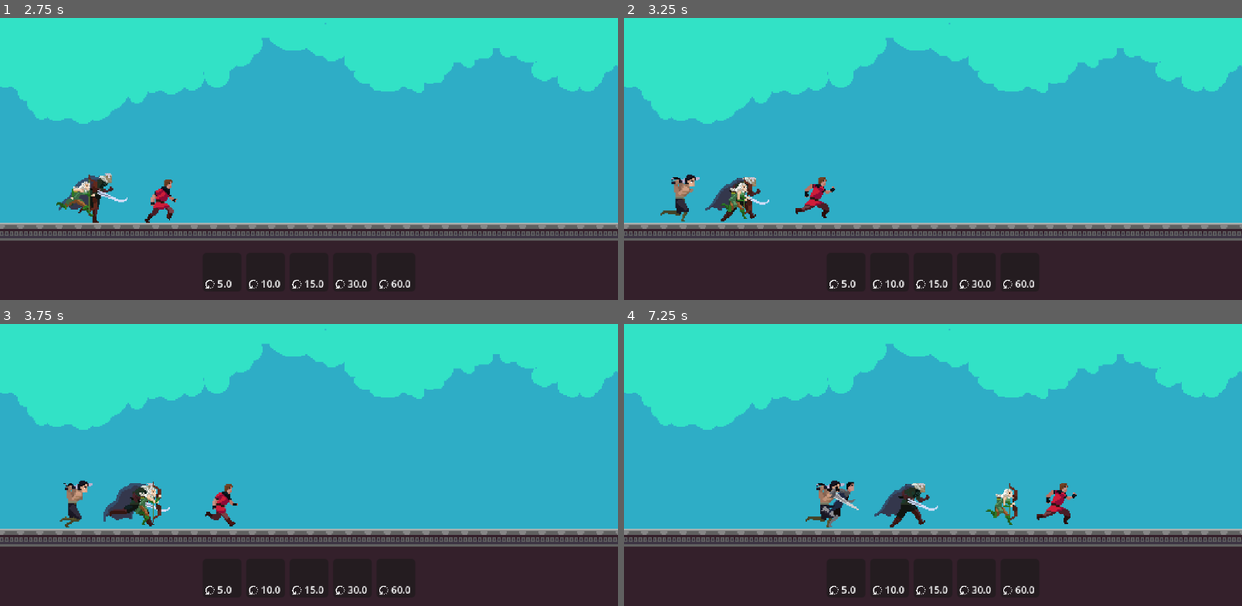
Above: before the commit, frames 1-4 (two rows, left to right).
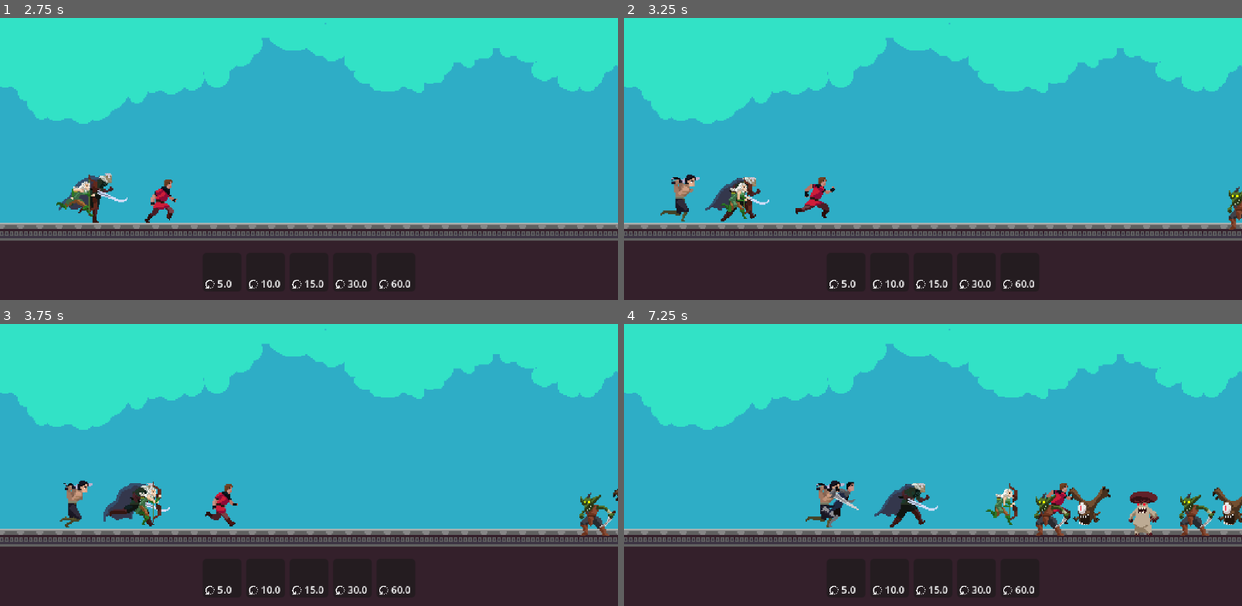
Above: after the commit, the same moments.

Repository: rockgem/finntalisker-dimension-wars
Game: Godot game, scene res://scenes/Main.tscn
Two runs of this game, one before a commit and one after it. Both use one fixed random seed, a clock stepped at 60 frames per second and the inputs below.
Inputs (mouse positions are in pixels of both pictures, inside the frame that each line leads up to):
- Up to frame 1 (2.75 s): tap Enter at 0.5 s; move the mouse to (222, 271) at 0.52 s; click (222, 271) at 0.67 s; move the mouse to (265, 271) at 1.27 s; click (265, 271) at 1.42 s; move the mouse to (309, 271) at 2.02 s; click (309, 271) at 2.17 s
- Up to frame 2 (3.25 s): move the mouse to (976, 271) at 2.77 s; click (976, 271) at 2.92 s
- Up to frame 3 (3.75 s): move the mouse to (395, 577) at 3.52 s; click (395, 577) at 3.67 s
- Up to frame 4 (7.25 s): move the mouse to (747, 380) at 4.27 s; click (747, 380) at 4.42 s; move the mouse to (963, 431) at 5.02 s; click (963, 431) at 5.17 s; move the mouse to (840, 346) at 5.77 s; click (840, 346) at 5.92 s; move the mouse to (1068, 414) at 6.52 s; click (1068, 414) at 6.67 s

Frame 1 is identical in both runs. In frame 2, 0.2% of the frame differs, in the area x 97-100%, y 59-76%; in frame 3, 0.5%; in frame 4, 2.1%, in the area x 66-100%, y 57-76%.

Commit message:
set entity as enemy

Diff:
--- a/actors/entities/Troop.gd
+++ b/actors/entities/Troop.gd
@@ -13,21 +13,28 @@
 var target_ref = null
 var state: STATE = STATE.WALKING
 
+var direction = Vector2.RIGHT
 
 func _ready() -> void:
 	if data.is_empty():
 		return
 
 	$AnimatedSprite2D.sprite_frames = load(data['sprite_frame'])
+	$RayCast2D.target_position.x = data['range']
 
 
 func _physics_process(delta: float) -> void:
 	if data.is_empty():
 		return
 
+	if target_ref and is_instance_valid(target_ref):
+
+
+		return
+
 	match state:
 		STATE.WALKING:
-			global_position.x += data['move_speed'] * delta
+			global_position.x += data['move_speed'] * direction.x * delta
 			$AnimatedSprite2D.play("run")
 		STATE.ATTACKING:
 			$AnimatedSprite2D.play("attack")
@@ -37,3 +44,12 @@
 
 func get_closest():
 	pass
+
+
+func set_as_enemy():
+	is_player = false
+	$AnimatedSprite2D.flip_h = true
+	direction = Vector2.LEFT
+
+	$RayCast2D.collision_mask = 8
+	$Area2D.collision_layer = 16
--- a/globals/ManagerGame.gd
+++ b/globals/ManagerGame.gd
@@ -4,8 +4,11 @@
 signal troop_clicked(ref)
 
 
+var areas_troops = {
+	"fantasy": ['peasant', 'warrior', 'hunter', 'swordsman', 'amazon']
+}
 var areas_monsters = {
-	"fantasy": ['peasant', 'warrior', 'hunter', 'swordsman', 'amazon']
+	"fantasy": ['goblin', 'flying_demon', 'mushroom']
 }
 
 var all_entities_data = {}
--- a/reso/data/troops_data.json
+++ b/reso/data/troops_data.json
@@ -6,6 +6,7 @@
 		"attack_speed": 1.5,
 		"cost": 5.0,
 		"cooldown": 5.0,
+		"range": 32.0,
 		"sprite_frame": "res://reso/sprites/peasant.tres"
 	},
 	"warrior": {
@@ -15,6 +16,7 @@
 		"attack_speed": 1.5,
 		"cost": 25.0,
 		"cooldown": 10.0,
+		"range": 32.0,
 		"sprite_frame": "res://reso/sprites/warrior.tres"
 	},
 	"hunter": {
@@ -24,6 +26,7 @@
 		"attack_speed": 1.5,
 		"cost": 10.0,
 		"cooldown": 15.0,
+		"range": 100.0,
 		"sprite_frame": "res://reso/sprites/hunter.tres"
 	},
 	"swordsman": {
@@ -33,6 +36,7 @@
 		"attack_speed": 1.5,
 		"cost": 15.0,
 		"cooldown": 30.0,
+		"range": 32.0,
 		"sprite_frame": "res://reso/sprites/swordsman.tres"
 	},
 	"amazon": {
@@ -42,6 +46,37 @@
 		"attack_speed": 1.5,
 		"cost": 50.0,
 		"cooldown": 60.0,
+		"range": 32.0,
 		"sprite_frame": "res://reso/sprites/amazon.tres"
+	},
+	"goblin": {
+		"hp": 25,
+		"attack": 10,
+		"move_speed": 40.0,
+		"attack_speed": 1.5,
+		"cost": 50.0,
+		"cooldown": 60.0,
+		"range": 32.0,
+		"sprite_frame": "res://reso/sprites/goblin.tres"
+	},
+	"flying_demon": {
+		"hp": 25,
+		"attack": 10,
+		"move_speed": 40.0,
+		"attack_speed": 1.5,
+		"cost": 50.0,
+		"cooldown": 60.0,
+		"range": 32.0,
+		"sprite_frame": "res://reso/sprites/flying_demon.tres"
+	},
+	"mushroom": {
+		"hp": 25,
+		"attack": 10,
+		"move_speed": 40.0,
+		"attack_speed": 1.5,
+		"cost": 50.0,
+		"cooldown": 60.0,
+		"range": 32.0,
+		"sprite_frame": "res://reso/sprites/mushroom.tres"
 	}
 }
--- /dev/null
+++ b/reso/sprites/flying_demon.tres
@@ -0,0 +1,147 @@
+[gd_resource type="SpriteFrames" load_steps=20 format=3 uid="uid://bsn6p0m3gt0q6"]
+
+[ext_resource type="Texture2D" uid="uid://bo18twhhcwqbq" path="res://art/fantasy/entities/Flying eye/Attack3.png" id="2_wqn4j"]
+
+[sub_resource type="AtlasTexture" id="AtlasTexture_7ike7"]
+atlas = ExtResource("2_wqn4j")
+region = Rect2(0, 0, 150, 150)
+
+[sub_resource type="AtlasTexture" id="AtlasTexture_jwqv1"]
+atlas = ExtResource("2_wqn4j")
+region = Rect2(150, 0, 150, 150)
+
+[sub_resource type="AtlasTexture" id="AtlasTexture_mm37s"]
+atlas = ExtResource("2_wqn4j")
+region = Rect2(300, 0, 150, 150)
+
+[sub_resource type="AtlasTexture" id="AtlasTexture_d7ku4"]
+atlas = ExtResource("2_wqn4j")
+region = Rect2(450, 0, 150, 150)
+
+[sub_resource type="AtlasTexture" id="AtlasTexture_6ckyy"]
+atlas = ExtResource("2_wqn4j")
+region = Rect2(600, 0, 150, 150)
+
+[sub_resource type="AtlasTexture" id="AtlasTexture_d8hkx"]
+atlas = ExtResource("2_wqn4j")
+region = Rect2(750, 0, 150, 150)
+
+[sub_resource type="AtlasTexture" id="AtlasTexture_wqn4j"]
+atlas = ExtResource("2_wqn4j")
+region = Rect2(0, 0, 150, 150)
+
+[sub_resource type="AtlasTexture" id="AtlasTexture_tklx8"]
+atlas = ExtResource("2_wqn4j")
+region = Rect2(150, 0, 150, 150)
+
+[sub_resource type="AtlasTexture" id="AtlasTexture_0em62"]
+atlas = ExtResource("2_wqn4j")
+region = Rect2(300, 0, 150, 150)
+
+[sub_resource type="AtlasTexture" id="AtlasTexture_47lvt"]
+atlas = ExtResource("2_wqn4j")
+region = Rect2(450, 0, 150, 150)
+
+[sub_resource type="AtlasTexture" id="AtlasTexture_r4wln"]
+atlas = ExtResource("2_wqn4j")
+region = Rect2(600, 0, 150, 150)
+
+[sub_resource type="AtlasTexture" id="AtlasTexture_2cgi2"]
+atlas = ExtResource("2_wqn4j")
+region = Rect2(750, 0, 150, 150)
+
+[sub_resource type="AtlasTexture" id="AtlasTexture_yd2tj"]
+atlas = ExtResource("2_wqn4j")
+region = Rect2(0, 0, 150, 150)
+
+[sub_resource type="AtlasTexture" id="AtlasTexture_bwi5i"]
+atlas = ExtResource("2_wqn4j")
+region = Rect2(150, 0, 150, 150)
+
+[sub_resource type="AtlasTexture" id="AtlasTexture_jkmvw"]
+atlas = ExtResource("2_wqn4j")
+region = Rect2(300, 0, 150, 150)
+
+[sub_resource type="AtlasTexture" id="AtlasTexture_dnr7x"]
+atlas = ExtResource("2_wqn4j")
+region = Rect2(450, 0, 150, 150)
+
+[sub_resource type="AtlasTexture" id="AtlasTexture_p8u87"]
+atlas = ExtResource("2_wqn4j")
+region = Rect2(600, 0, 150, 150)
+
+[sub_resource type="AtlasTexture" id="AtlasTexture_805tw"]
+atlas = ExtResource("2_wqn4j")
+region = Rect2(750, 0, 150, 150)
+
+[resource]
+animations = [{
+"frames": [{
+"duration": 1.0,
+"texture": SubResource("AtlasTexture_7ike7")
+}, {
+"duration": 1.0,
+"texture": SubResource("AtlasTexture_jwqv1")
+}, {
+"duration": 1.0,
+"texture": SubResource("AtlasTexture_mm37s")
+}, {
+"duration": 1.0,
+"texture": SubResource("AtlasTexture_d7ku4")
+}, {
+"duration": 1.0,
+"texture": SubResource("AtlasTexture_6ckyy")
+}, {
+"duration": 1.0,
+"texture": SubResource("AtlasTexture_d8hkx")
+}],
+"loop": false,
+"name": &"attack",
+"speed": 10.0
+}, {
+"frames": [{
+"duration": 1.0,
+"texture": SubResource("AtlasTexture_wqn4j")
+}, {
+"duration": 1.0,
+"texture": SubResource("AtlasTexture_tklx8")
+}, {
+"duration": 1.0,
+"texture": SubResource("AtlasTexture_0em62")
+}, {
+"duration": 1.0,
+"texture": SubResource("AtlasTexture_47lvt")
+}, {
+"duration": 1.0,
+"texture": SubResource("AtlasTexture_r4wln")
+}, {
+"duration": 1.0,
+"texture": SubResource("AtlasTexture_2cgi2")
+}],
+"loop": true,
+"name": &"idle",
+"speed": 12.0
+}, {
+"frames": [{
+"duration": 1.0,
+"texture": SubResource("AtlasTexture_yd2tj")
+}, {
+"duration": 1.0,
+"texture": SubResource("AtlasTexture_bwi5i")
+}, {
+"duration": 1.0,
+"texture": SubResource("AtlasTexture_jkmvw")
+}, {
+"duration": 1.0,
+"texture": SubResource("AtlasTexture_dnr7x")
+}, {
+"duration": 1.0,
+"texture": SubResource("AtlasTexture_p8u87")
+}, {
+"duration": 1.0,
+"texture": SubResource("AtlasTexture_805tw")
+}],
+"loop": true,
+"name": &"run",
+"speed": 10.0
+}]
--- /dev/null
+++ b/reso/sprites/goblin.tres
@@ -0,0 +1,119 @@
+[gd_resource type="SpriteFrames" load_steps=16 format=3 uid="uid://byouqlibg3hv1"]
+
+[ext_resource type="Texture2D" uid="uid://ddqn6de1jv88a" path="res://art/fantasy/entities/Goblin/Attack3.png" id="1_gahuf"]
+
+[sub_resource type="AtlasTexture" id="AtlasTexture_e3mpr"]
+atlas = ExtResource("1_gahuf")
+region = Rect2(0, 0, 150, 150)
+
+[sub_resource type="AtlasTexture" id="AtlasTexture_jkmx4"]
+atlas = ExtResource("1_gahuf")
+region = Rect2(150, 0, 150, 150)
+
+[sub_resource type="AtlasTexture" id="AtlasTexture_m44ic"]
+atlas = ExtResource("1_gahuf")
+region = Rect2(300, 0, 150, 150)
+
+[sub_resource type="AtlasTexture" id="AtlasTexture_cycif"]
+atlas = ExtResource("1_gahuf")
+region = Rect2(450, 0, 150, 150)
+
+[sub_resource type="AtlasTexture" id="AtlasTexture_pw420"]
+atlas = ExtResource("1_gahuf")
+region = Rect2(600, 0, 150, 150)
+
+[sub_resource type="AtlasTexture" id="AtlasTexture_0g4pv"]
+atlas = ExtResource("1_gahuf")
+region = Rect2(750, 0, 150, 150)
+
+[sub_resource type="AtlasTexture" id="AtlasTexture_cmcme"]
+atlas = ExtResource("1_gahuf")
+region = Rect2(900, 0, 150, 150)
+
+[sub_resource type="AtlasTexture" id="AtlasTexture_gy5um"]
+atlas = ExtResource("1_gahuf")
+region = Rect2(1050, 0, 150, 150)
+
+[sub_resource type="AtlasTexture" id="AtlasTexture_kdp35"]
+atlas = ExtResource("1_gahuf")
+region = Rect2(1200, 0, 150, 150)
+
+[sub_resource type="AtlasTexture" id="AtlasTexture_1syu6"]
+atlas = ExtResource("1_gahuf")
+region = Rect2(1350, 0, 150, 150)
+
+[sub_resource type="AtlasTexture" id="AtlasTexture_iwoej"]
+atlas = ExtResource("1_gahuf")
+region = Rect2(1500, 0, 150, 150)
+
+[sub_resource type="AtlasTexture" id="AtlasTexture_q87ck"]
+atlas = ExtResource("1_gahuf")
+region = Rect2(1650, 0, 150, 150)
+
+[sub_resource type="AtlasTexture" id="AtlasTexture_tg4ic"]
+atlas = ExtResource("1_gahuf")
+region = Rect2(0, 0, 150, 150)
+
+[sub_resource type="AtlasTexture" id="AtlasTexture_llajp"]
+atlas = ExtResource("1_gahuf")
+region = Rect2(150, 0, 150, 150)
+
+[resource]
+animations = [{
+"frames": [{
+"duration": 1.0,
+"texture": SubResource("AtlasTexture_e3mpr")
+}, {
+"duration": 1.0,
+"texture": SubResource("AtlasTexture_jkmx4")
+}, {
+"duration": 1.0,
+"texture": SubResource("AtlasTexture_m44ic")
+}, {
+"duration": 1.0,
+"texture": SubResource("AtlasTexture_cycif")
+}, {
+"duration": 1.0,
+"texture": SubResource("AtlasTexture_pw420")
+}, {
+"duration": 1.0,
+"texture": SubResource("AtlasTexture_0g4pv")
+}, {
+"duration": 1.0,
+"texture": SubResource("AtlasTexture_cmcme")
+}, {
+"duration": 1.0,
+"texture": SubResource("AtlasTexture_gy5um")
+}, {
+"duration": 1.0,
+"texture": SubResource("AtlasTexture_kdp35")
+}, {
+"duration": 1.0,
+"texture": SubResource("AtlasTexture_1syu6")
+}, {
+"duration": 1.0,
+"texture": SubResource("AtlasTexture_iwoej")
+}, {
+"duration": 1.0,
+"texture": SubResource("AtlasTexture_q87ck")
+}],
+"loop": false,
+"name": &"attack",
+"speed": 10.0
+}, {
+"frames": [{
+"duration": 1.0,
+"texture": SubResource("AtlasTexture_tg4ic")
+}],
+"loop": true,
+"name": &"idle",
+"speed": 12.0
+}, {
+"frames": [{
+"duration": 1.0,
+"texture": SubResource("AtlasTexture_llajp")
+}],
+"loop": true,
+"name": &"run",
+"speed": 10.0
+}]
--- /dev/null
+++ b/reso/sprites/mushroom.tres
@@ -0,0 +1,112 @@
+[gd_resource type="SpriteFrames" load_steps=15 format=3 uid="uid://c00btqm2kwo3e"]
+
+[ext_resource type="Texture2D" uid="uid://djfmrcl465w6a" path="res://art/fantasy/entities/Mushroom/Attack3.png" id="1_nyjag"]
+
+[sub_resource type="AtlasTexture" id="AtlasTexture_rht4p"]
+atlas = ExtResource("1_nyjag")
+region = Rect2(0, 0, 150, 150)
+
+[sub_resource type="AtlasTexture" id="AtlasTexture_ddlfg"]
+atlas = ExtResource("1_nyjag")
+region = Rect2(150, 0, 150, 150)
+
+[sub_resource type="AtlasTexture" id="AtlasTexture_5ko06"]
+atlas = ExtResource("1_nyjag")
+region = Rect2(300, 0, 150, 150)
+
+[sub_resource type="AtlasTexture" id="AtlasTexture_n5idy"]
+atlas = ExtResource("1_nyjag")
+region = Rect2(450, 0, 150, 150)
+
+[sub_resource type="AtlasTexture" id="AtlasTexture_y71im"]
+atlas = ExtResource("1_nyjag")
+region = Rect2(600, 0, 150, 150)
+
+[sub_resource type="AtlasTexture" id="AtlasTexture_4vlql"]
+atlas = ExtResource("1_nyjag")
+region = Rect2(750, 0, 150, 150)
+
+[sub_resource type="AtlasTexture" id="AtlasTexture_v324y"]
+atlas = ExtResource("1_nyjag")
+region = Rect2(900, 0, 150, 150)
+
+[sub_resource type="AtlasTexture" id="AtlasTexture_5mi1r"]
+atlas = ExtResource("1_nyjag")
+region = Rect2(1050, 0, 150, 150)
+
+[sub_resource type="AtlasTexture" id="AtlasTexture_ge18s"]
+atlas = ExtResource("1_nyjag")
+region = Rect2(1200, 0, 150, 150)
+
+[sub_resource type="AtlasTexture" id="AtlasTexture_txlk6"]
+atlas = ExtResource("1_nyjag")
+region = Rect2(1350, 0, 150, 150)
+
+[sub_resource type="AtlasTexture" id="AtlasTexture_r8bao"]
+atlas = ExtResource("1_nyjag")
+region = Rect2(1500, 0, 150, 150)
+
+[sub_resource type="AtlasTexture" id="AtlasTexture_aas8y"]
+atlas = ExtResource("1_nyjag")
+region = Rect2(0, 0, 150, 150)
+
+[sub_resource type="AtlasTexture" id="AtlasTexture_k2tha"]
+atlas = ExtResource("1_nyjag")
+region = Rect2(0, 0, 150, 150)
+
+[resource]
+animations = [{
+"frames": [{
+"duration": 1.0,
+"texture": SubResource("AtlasTexture_rht4p")
+}, {
+"duration": 1.0,
+"texture": SubResource("AtlasTexture_ddlfg")
+}, {
+"duration": 1.0,
+"texture": SubResource("AtlasTexture_5ko06")
+}, {
+"duration": 1.0,
+"texture": SubResource("AtlasTexture_n5idy")
+}, {
+"duration": 1.0,
+"texture": SubResource("AtlasTexture_y71im")
+}, {
+"duration": 1.0,
+"texture": SubResource("AtlasTexture_4vlql")
+}, {
+"duration": 1.0,
+"texture": SubResource("AtlasTexture_v324y")
+}, {
+"duration": 1.0,
+"texture": SubResource("AtlasTexture_5mi1r")
+}, {
+"duration": 1.0,
+"texture": SubResource("AtlasTexture_ge18s")
+}, {
+"duration": 1.0,
+"texture": SubResource("AtlasTexture_txlk6")
+}, {
+"duration": 1.0,
+"texture": SubResource("AtlasTexture_r8bao")
+}],
+"loop": false,
+"name": &"attack",
+"speed": 10.0
+}, {
+"frames": [{
+"duration": 1.0,
+"texture": SubResource("AtlasTexture_aas8y")
+}],
+"loop": true,
+"name": &"idle",
+"speed": 12.0
+}, {
+"frames": [{
+"duration": 1.0,
+"texture": SubResource("AtlasTexture_k2tha")
+}],
+"loop": true,
+"name": &"run",
+"speed": 10.0
+}]
--- a/scenes/Main.gd
+++ b/scenes/Main.gd
@@ -24,10 +24,16 @@
 func load_valid_troops():
 	var data = {}
 
-	for troop in ManagerGame.areas_monsters[world_id]:
+	for troop in ManagerGame.areas_troops[world_id]:
 		data[troop] = ManagerGame.all_entities_data[troop]
 
 	$UI.load_troops_display(data)
+
+
+func spawn_obj(instance, global_pos):
+	instance.global_position = global_pos
+
+	add_child(instance)
 
 
 func on_troop_clicked(ref):
@@ -37,3 +43,12 @@
 	i.global_position = player_spawn_position
 
 	add_child(i)
+
+
+func _on_enemy_spawn_timer_timeout() -> void:
+	var random_enemy = ManagerGame.areas_monsters[world_id].pick_random()
+	var i = load('res://actors/entities/Troop.tscn').instantiate()
+	i.data = ManagerGame.all_entities_data[random_enemy]
+	i.set_as_enemy()
+
+	spawn_obj(i, Vector2(600.0, player_spawn_position.y))
--- a/scenes/Main.tscn
+++ b/scenes/Main.tscn
@@ -177,3 +177,8 @@
 [node name="Ground" type="TileMapLayer" parent="."]
 tile_map_data = PackedByteArray("AAD//w4AAAABAAQAAAAAAA4AAAABAAQAAAABAA4AAAABAAQAAAACAA4AAAABAAQAAAADAA4AAAABAAQAAAAEAA …(2640 unchanged characters)…
 tile_set = SubResource("TileSet_vcsgt")
+
+[node name="EnemySpawnTimer" type="Timer" parent="."]
+autostart = true
+
+[connection signal="timeout" from="EnemySpawnTimer" to="." method="_on_enemy_spawn_timer_timeout"]
